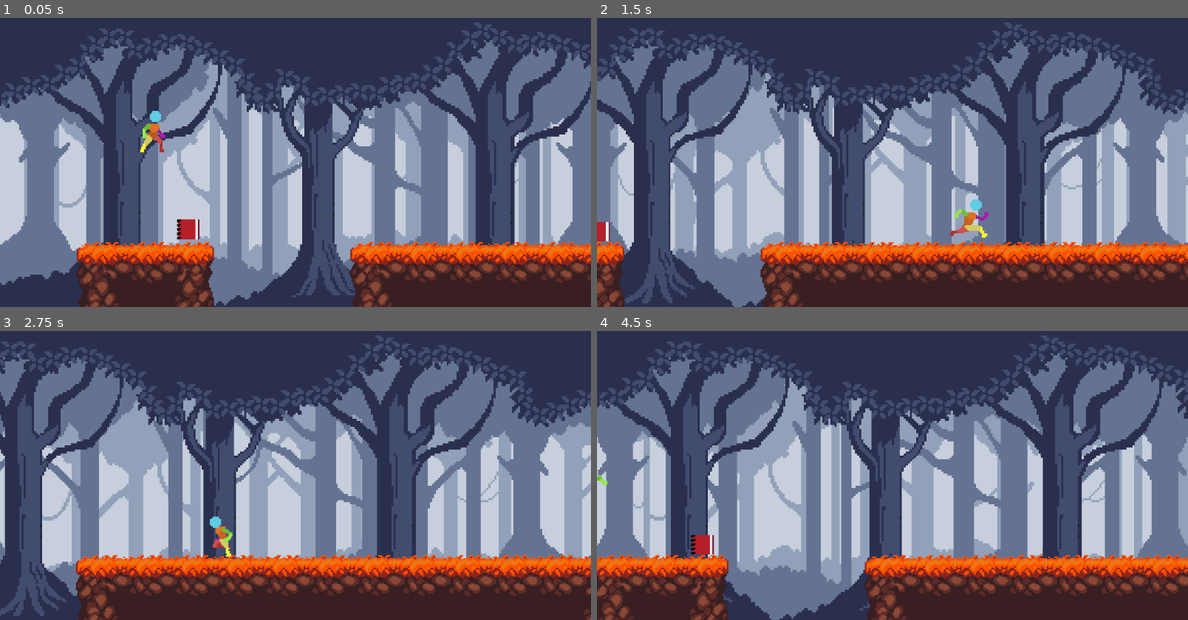
Above: before the commit, frames 1-4 (two rows, left to right).
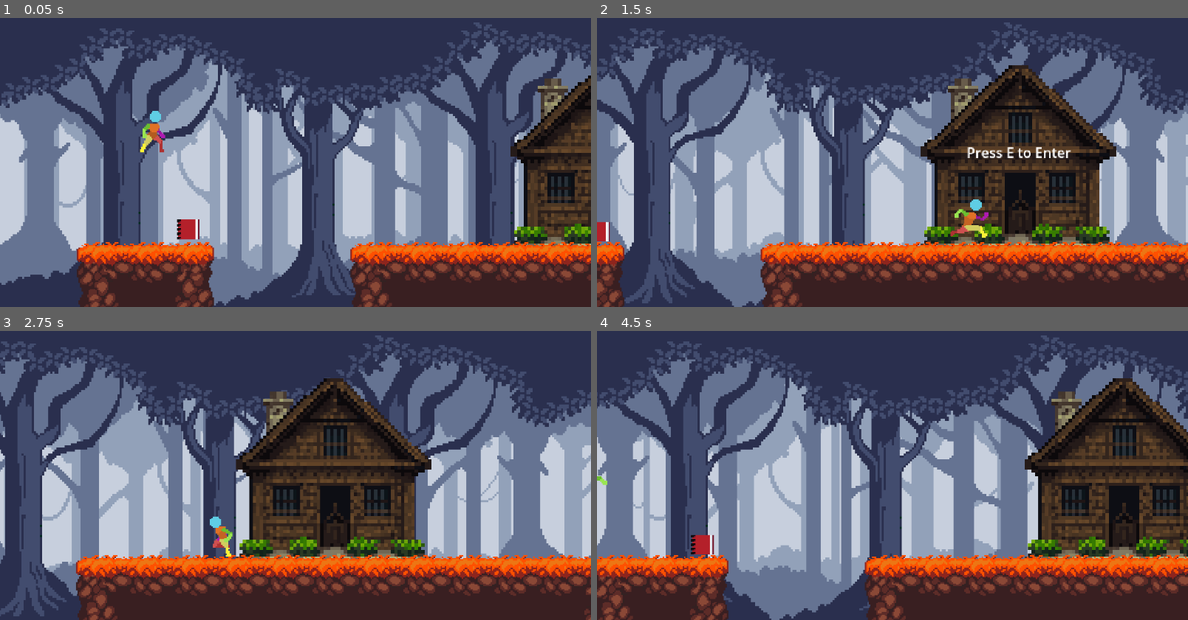
Above: after the commit, the same moments.

Repository: NoelKTheBest/sturdy-enigma
Game: Godot game, scene res://scenes/Scene Sequence/00_Main.tscn
Two runs of this game, one before a commit and one after it. Both use one fixed random seed, a clock stepped at 60 frames per second and the inputs below. Before the commit the project starts from res://Main.tscn. The engine's default icon, where the game draws it, is replaced by a stand-in: a white triangle on a blue panel in a dark square.
Inputs:
- Up to frame 1 (0.05 s): no input
- Up to frame 2 (1.5 s): tap Enter (ui_accept) at 0.5, 0.77 s; hold Right (ui_right) from 0.53 s (still down)
- Up to frame 3 (2.75 s): tap Enter (ui_accept) at 1.52 s; release Right (ui_right) at 2.03 s; hold Left (ui_left) from 2.03 s (still down)
- Up to frame 4 (4.5 s): release Left (ui_left) at 2.78 s; hold Right (ui_right) 2.78-4.28 s; tap Enter (ui_accept) at 3.02, 3.77 s; hold Left (ui_left) from 4.28 s (still down)

The runs differ from the first frame. In frame 1, 6.1% of the frame differs, in the area x 86-100%, y 19-80%; in frame 2, 15%; in frame 3, 15%, in the area x 39-73%, y 16-80%; in frame 4, 14%.

Commit message:
SETUP house scenes and REORDER assets

Diff:
--- a/the-great-cd-caper/project.godot
+++ b/the-great-cd-caper/project.godot
@@ -11,7 +11,7 @@
 [application]
 
 config/name="the-great-cd-caper"
-run/main_scene="res://Main.tscn"
+run/main_scene="res://scenes/Scene Sequence/00_Main.tscn"
 config/features=PackedStringArray("4.3", "GL Compatibility")
 config/icon="res://icon.svg"
 
@@ -20,6 +20,11 @@
 window/size/initial_position_type=2
 window/stretch/mode="viewport"
 
+[layer_names]
+
+2d_physics/layer_1="Player"
+2d_physics/layer_2="Ground"
+
 [rendering]
 
 textures/canvas_textures/default_texture_filter=0
--- /dev/null
+++ b/the-great-cd-caper/scenes/House.tscn
@@ -0,0 +1,55 @@
+[gd_scene load_steps=4 format=3 uid="uid://b5b0qpinvbirw"]
+
+[ext_resource type="Texture2D" uid="uid://dvskab1jtlx6h" path="res://PIXEL1992_65x_Houses&Backgorunds_ED2/House (52).png" id="1_akg4o"]
+[ext_resource type="Script" path="res://scripts/house.gd" id="2_g078x"]
+
+[sub_resource type="CircleShape2D" id="CircleShape2D_57dc5"]
+radius = 23.6567
+
+[node name="House" type="Sprite2D"]
+z_index = -5
+scale = Vector2(2.36719, 2.36719)
+texture = ExtResource("1_akg4o")
+script = ExtResource("2_g078x")
+
+[node name="PlayerDetection" type="Area2D" parent="."]
+collision_layer = 0
+monitorable = false
+
+[node name="CollisionShape2D" type="CollisionShape2D" parent="PlayerDetection"]
+position = Vector2(0, 10.1386)
+shape = SubResource("CircleShape2D_57dc5")
+
+[node name="Control" type="Control" parent="."]
+layout_mode = 3
+anchors_preset = 8
+anchor_left = 0.5
+anchor_top = 0.5
+anchor_right = 0.5
+anchor_bottom = 0.5
+offset_left = -32.0
+offset_top = -32.0
+offset_right = -32.0
+offset_bottom = -32.0
+grow_horizontal = 2
+grow_vertical = 2
+scale = Vector2(0.256502, 0.256502)
+
+[node name="Label" type="Label" parent="Control"]
+visible = false
+layout_mode = 1
+anchors_preset = 8
+anchor_left = 0.5
+anchor_top = 0.5
+anchor_right = 0.5
+anchor_bottom = 0.5
+offset_left = -60.5
+offset_top = -19.7347
+offset_right = 60.5
+offset_bottom = 3.26532
+grow_horizontal = 2
+grow_vertical = 2
+text = "Press E to Enter"
+
+[connection signal="body_entered" from="PlayerDetection" to="." method="_on_player_detection_body_entered"]
+[connection signal="body_exited" from="PlayerDetection" to="." method="_on_player_detection_body_exited"]
--- a/the-great-cd-caper/Player.tscn
+++ b/the-great-cd-caper/scenes/Player.tscn
@@ -1,6 +1,6 @@
 [gd_scene load_steps=13 format=3 uid="uid://bhdy6dpfgsy63"]
 
-[ext_resource type="Script" path="res://player.gd" id="1_yh4py"]
+[ext_resource type="Script" path="res://scripts/player.gd" id="1_yh4py"]
 [ext_resource type="Texture2D" uid="uid://b8qxetmnpxfp4" path="res://AssetPack-V1/AssetPack-V1/Sprite Sheets/Character Idle 48x48.png" id="2_lnmtx"]
 [ext_resource type="Texture2D" uid="uid://bofdl7hdckmv1" path="res://AssetPack-V1/AssetPack-V1/Sprite Sheets/run cycle 48x48.png" id="3_35bqq"]
 [ext_resource type="Texture2D" uid="uid://b5c112np3gn0m" path="res://AssetPack-V1/AssetPack-V1/Sprite Sheets/player land 48x48.png" id="4_sxy78"]
@@ -218,6 +218,7 @@
 }
 
 [node name="CharacterBody2D" type="CharacterBody2D" groups=["Player"]]
+collision_mask = 3
 script = ExtResource("1_yh4py")
 
 [node name="CollisionShape2D" type="CollisionShape2D" parent="."]
--- a/the-great-cd-caper/Main.tscn
+++ b/the-great-cd-caper/scenes/Scene Sequence/00_Main.tscn
@@ -1,12 +1,13 @@
-[gd_scene load_steps=10 format=3 uid="uid://bsfiw8g74wfgx"]
+[gd_scene load_steps=11 format=3 uid="uid://bsfiw8g74wfgx"]
 
-[ext_resource type="Script" path="res://main.gd" id="1_3j3o2"]
-[ext_resource type="PackedScene" uid="uid://bhdy6dpfgsy63" path="res://Player.tscn" id="1_ty6mf"]
-[ext_resource type="Texture2D" uid="uid://by8wf6nianb8m" path="res://icon.svg" id="2_a0uor"]
-[ext_resource type="PackedScene" uid="uid://cvu3ianyy3ofn" path="res://tileset_1_test.tscn" id="3_65cjb"]
-[ext_resource type="PackedScene" uid="uid://bub6tnkkml320" path="res://parallax_background.tscn" id="4_o1wur"]
-[ext_resource type="PackedScene" uid="uid://dljeyxphnertq" path="res://item.tscn" id="6_x3uk4"]
-[ext_resource type="Texture2D" uid="uid://8av8hoav0u45" path="res://clues/notebook.png" id="7_a7wxl"]
+[ext_resource type="Script" path="res://scripts/main.gd" id="1_7x0j8"]
+[ext_resource type="PackedScene" uid="uid://bhdy6dpfgsy63" path="res://scenes/Player.tscn" id="2_q3g5s"]
+[ext_resource type="Texture2D" uid="uid://by8wf6nianb8m" path="res://icon.svg" id="3_1ubuk"]
+[ext_resource type="PackedScene" uid="uid://bub6tnkkml320" path="res://scenes/parallax_background.tscn" id="4_rk2di"]
+[ext_resource type="PackedScene" uid="uid://b5b0qpinvbirw" path="res://scenes/House.tscn" id="5_ovrrq"]
+[ext_resource type="PackedScene" uid="uid://cvu3ianyy3ofn" path="res://scenes/tileset_1_test.tscn" id="6_hxm8s"]
+[ext_resource type="PackedScene" uid="uid://dljeyxphnertq" path="res://scenes/item.tscn" id="7_p7b10"]
+[ext_resource type="Texture2D" uid="uid://8av8hoav0u45" path="res://clues/notebook.png" id="8_mdvdo"]
 
 [sub_resource type="RectangleShape2D" id="RectangleShape2D_07wf6"]
 
@@ -14,14 +15,14 @@
 size = Vector2(11722, 256)
 
 [node name="Node2D" type="Node2D"]
-script = ExtResource("1_3j3o2")
+script = ExtResource("1_7x0j8")
 
 [node name="Camera2D" type="Camera2D" parent="."]
 position = Vector2(282, 419)
 zoom = Vector2(2.775, 2.775)
 position_smoothing_enabled = true
 
-[node name="CharacterBody2D" parent="." instance=ExtResource("1_ty6mf")]
+[node name="CharacterBody2D" parent="." instance=ExtResource("2_q3g5s")]
 position = Vector2(153, 410)
 metadata/_edit_group_ = true
 
@@ -38,16 +39,19 @@
 
 [node name="Sprite2D" type="Sprite2D" parent="StaticBody2D"]
 scale = Vector2(0.15625, 0.15625)
-texture = ExtResource("2_a0uor")
+texture = ExtResource("3_1ubuk")
 
-[node name="ParallaxBackground" parent="." instance=ExtResource("4_o1wur")]
+[node name="ParallaxBackground" parent="." instance=ExtResource("4_rk2di")]
 scale = Vector2(1.435, 1.435)
 transform = Transform2D(1.435, 0, 0, 1.435, 0, 0)
 
-[node name="TileMapLayer" parent="." instance=ExtResource("3_65cjb")]
+[node name="House" parent="." instance=ExtResource("5_ovrrq")]
+position = Vector2(472, 432)
+
+[node name="TileMapLayer" parent="." instance=ExtResource("6_hxm8s")]
 position = Vector2(451, 490)
 
-[node name="TileMapLayer2" parent="." instance=ExtResource("3_65cjb")]
+[node name="TileMapLayer2" parent="." instance=ExtResource("6_hxm8s")]
 position = Vector2(3336, 488)
 
 [node name="Area2D" type="Area2D" parent="."]
@@ -57,13 +61,13 @@
 position = Vector2(3224, 816)
 shape = SubResource("RectangleShape2D_6q7qy")
 
-[node name="Item" parent="." instance=ExtResource("6_x3uk4")]
+[node name="Item" parent="." instance=ExtResource("7_p7b10")]
 position = Vector2(177, 483)
 metadata/_edit_group_ = true
 
 [node name="Sprite2D" parent="Item" index="0"]
 z_index = -1
-texture = ExtResource("7_a7wxl")
+texture = ExtResource("8_mdvdo")
 
 [connection signal="body_entered" from="Area2D" to="CharacterBody2D" method="_on_area_2d_body_entered"]
 [connection signal="player_can_interact" from="Item" to="." method="_on_item_player_can_interact"]
--- /dev/null
+++ b/the-great-cd-caper/scenes/Scene Sequence/01_log_cabin_interior.tscn
@@ -0,0 +1,53 @@
+[gd_scene load_steps=6 format=3 uid="uid://b3lbfhgodcyr4"]
+
+[ext_resource type="PackedScene" uid="uid://bhdy6dpfgsy63" path="res://scenes/Player.tscn" id="1_8tpq0"]
+[ext_resource type="Texture2D" uid="uid://by8wf6nianb8m" path="res://icon.svg" id="2_a5ric"]
+[ext_resource type="PackedScene" uid="uid://dljeyxphnertq" path="res://scenes/item.tscn" id="3_jditp"]
+[ext_resource type="Texture2D" uid="uid://8av8hoav0u45" path="res://clues/notebook.png" id="4_ksqos"]
+
+[sub_resource type="RectangleShape2D" id="RectangleShape2D_bkh1m"]
+
+[node name="Node2D" type="Node2D"]
+
+[node name="Camera2D" type="Camera2D" parent="."]
+position = Vector2(24, 8)
+scale = Vector2(0.58, 0.58)
+zoom = Vector2(2.9, 2.9)
+
+[node name="CharacterBody2D" parent="." instance=ExtResource("1_8tpq0")]
+
+[node name="StaticBody2D" type="StaticBody2D" parent="."]
+position = Vector2(48, 48)
+scale = Vector2(10.9225, 1.28625)
+metadata/_edit_group_ = true
+
+[node name="Sprite2D" type="Sprite2D" parent="StaticBody2D"]
+scale = Vector2(0.125, 0.125)
+texture = ExtResource("2_a5ric")
+
+[node name="CollisionShape2D" type="CollisionShape2D" parent="StaticBody2D"]
+shape = SubResource("RectangleShape2D_bkh1m")
+
+[node name="Item" parent="." instance=ExtResource("3_jditp")]
+position = Vector2(128, 24)
+metadata/_edit_group_ = true
+
+[node name="Sprite2D" parent="Item" index="0"]
+texture = ExtResource("4_ksqos")
+
+[node name="Control" type="Control" parent="."]
+layout_mode = 3
+anchors_preset = 0
+offset_right = 40.0
+offset_bottom = 32.0
+scale = Vector2(0.58, 0.58)
+
+[node name="Label" type="Label" parent="Control"]
+layout_mode = 0
+offset_left = 41.3793
+offset_top = 13.7931
+offset_right = 149.379
+offset_bottom = 36.7931
+text = "CD Not Found"
+
+[editable path="Item"]
--- a/the-great-cd-caper/item.tscn
+++ b/the-great-cd-caper/scenes/item.tscn
@@ -1,9 +1,24 @@
 [gd_scene load_steps=6 format=3 uid="uid://dljeyxphnertq"]
 
-[ext_resource type="Script" path="res://item.gd" id="1_c1puo"]
+[ext_resource type="Script" path="res://scripts/item.gd" id="1_c1puo"]
 
 [sub_resource type="CircleShape2D" id="CircleShape2D_m2q1u"]
 radius = 24.0208
+
+[sub_resource type="Animation" id="Animation_7eb27"]
+length = 0.001
+tracks/0/type = "value"
+tracks/0/imported = false
+tracks/0/enabled = true
+tracks/0/path = NodePath("Sprite2D:position")
+tracks/0/interp = 1
+tracks/0/loop_wrap = true
+tracks/0/keys = {
+"times": PackedFloat32Array(0),
+"transitions": PackedFloat32Array(1),
+"update": 0,
+"values": [Vector2(0, 0)]
+}
 
 [sub_resource type="Animation" id="Animation_v0noe"]
 resource_name = "float"
@@ -19,21 +34,6 @@
 "transitions": PackedFloat32Array(0.5, 2),
 "update": 0,
 "values": [Vector2(0, 2.5), Vector2(0, -2.5)]
-}
-
-[sub_resource type="Animation" id="Animation_7eb27"]
-length = 0.001
-tracks/0/type = "value"
-tracks/0/imported = false
-tracks/0/enabled = true
-tracks/0/path = NodePath("Sprite2D:position")
-tracks/0/interp = 1
-tracks/0/loop_wrap = true
-tracks/0/keys = {
-"times": PackedFloat32Array(0),
-"transitions": PackedFloat32Array(1),
-"update": 0,
-"values": [Vector2(0, 0)]
 }
 
 [sub_resource type="AnimationLibrary" id="AnimationLibrary_0jh2d"]
--- a/the-great-cd-caper/tileset_1_test.tscn
+++ b/the-great-cd-caper/scenes/tileset_1_test.tscn
@@ -112,7 +112,8 @@
 
 [sub_resource type="TileSet" id="TileSet_qyb2s"]
 tile_size = Vector2i(32, 32)
-physics_layer_0/collision_layer = 1
+physics_layer_0/collision_layer = 2
+physics_layer_0/collision_mask = 0
 sources/2 = SubResource("TileSetAtlasSource_qrcss")
 pattern_0 = SubResource("TileMapPattern_8c3g0")
 pattern_1 = SubResource("TileMapPattern_46o5q")
--- /dev/null
+++ b/the-great-cd-caper/scripts/house.gd
@@ -0,0 +1,20 @@
+extends Sprite2D
+
+signal player_can_enter
+
+var signal_was_sent = false
+
+func _process(delta: float) -> void:
+	if $PlayerDetection.has_overlapping_bodies() and !signal_was_sent:
+		#print($PlayerDetection.get_overlapping_bodies())
+		player_can_enter.emit()
+		signal_was_sent = true
+
+
+func _on_player_detection_body_entered(body: Node2D) -> void:
+	$Control/Label.visible = true
+
+
+func _on_player_detection_body_exited(body: Node2D) -> void:
+	$Control/Label.visible = false
+	signal_was_sent = false
Binary file added: the-great-cd-caper/PIXEL1992_65x_Houses&Backgorunds_ED2/House (1).png
Not shown, added: the-great-cd-caper/PIXEL1992_65x_Houses&Backgorunds_ED2/House (1).png.import
Binary file added: the-great-cd-caper/PIXEL1992_65x_Houses&Backgorunds_ED2/House (10).png
Not shown, added: the-great-cd-caper/PIXEL1992_65x_Houses&Backgorunds_ED2/House (10).png.import
Binary file added: the-great-cd-caper/PIXEL1992_65x_Houses&Backgorunds_ED2/House (11).png
Not shown, added: the-great-cd-caper/PIXEL1992_65x_Houses&Backgorunds_ED2/House (11).png.import
Binary file added: the-great-cd-caper/PIXEL1992_65x_Houses&Backgorunds_ED2/House (12).png
Not shown, added: the-great-cd-caper/PIXEL1992_65x_Houses&Backgorunds_ED2/House (12).png.import
Binary file added: the-great-cd-caper/PIXEL1992_65x_Houses&Backgorunds_ED2/House (13).png
Not shown, added: the-great-cd-caper/PIXEL1992_65x_Houses&Backgorunds_ED2/House (13).png.import
Binary file added: the-great-cd-caper/PIXEL1992_65x_Houses&Backgorunds_ED2/House (14).png
Not shown, added: the-great-cd-caper/PIXEL1992_65x_Houses&Backgorunds_ED2/House (14).png.import
(and 146 more such lines)
